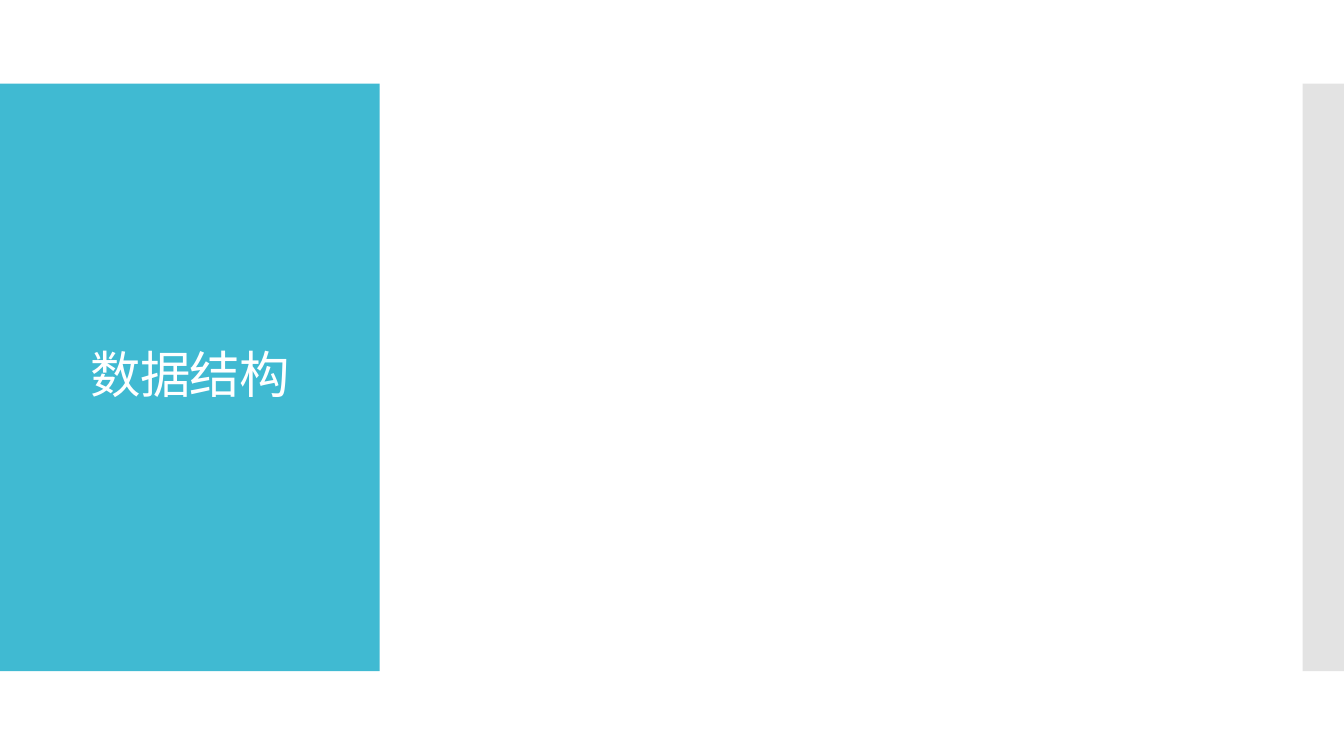
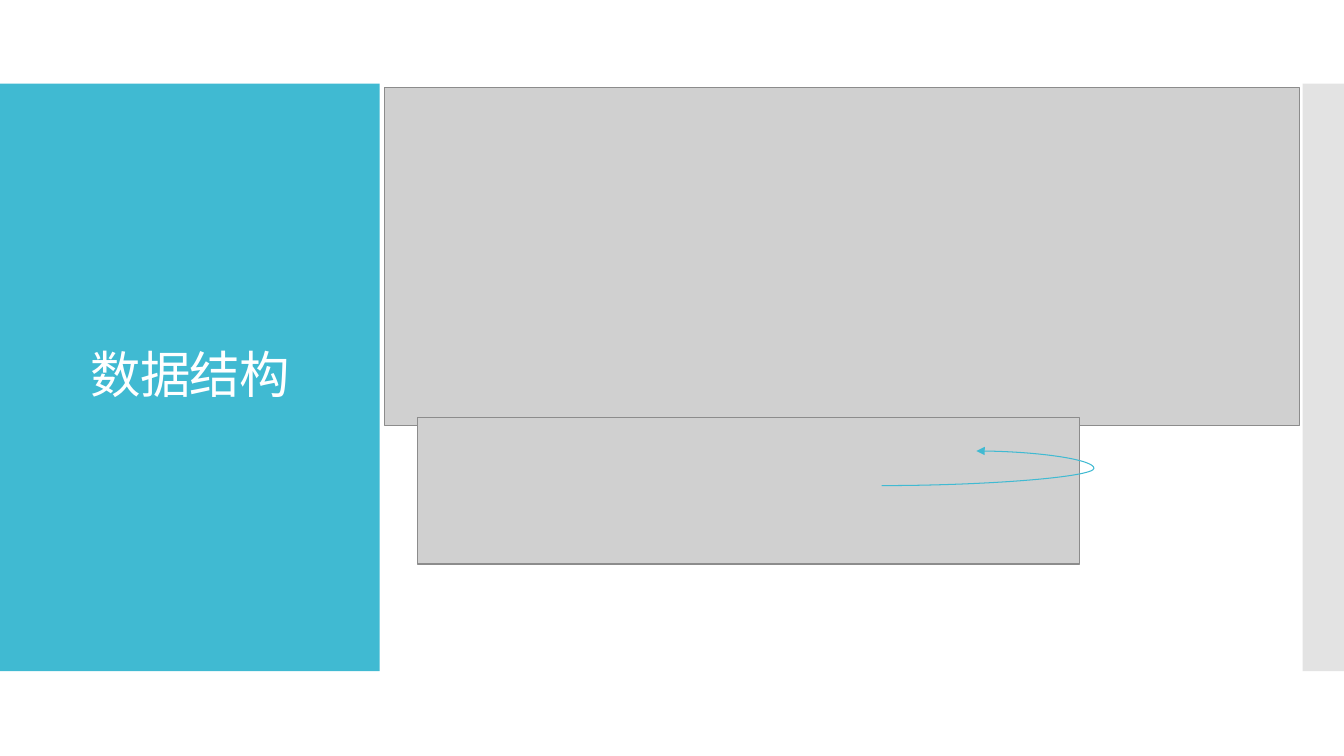
Before and after one commit to imagecser/hotelManage, a slide deck: slide 8 of 演示文稿1.pptx. Drawn at 1344x756 pixels with LibreOffice and Linux fonts; fonts in the diff are those of the drawing; grey boxes stand for pictures. Boxes give left, top, right and bottom in pixels: in the first picture for what was removed or moved away, otherwise in the second. Text is boxed around its words. In the diff, an @@ line names an element or a change of style, - is before the commit and + after.

```diff
--- a/演示文稿1.pptx
+++ b/演示文稿1.pptx
@@ picture added at bbox=[384, 88, 1300, 425] @@
@@ picture added at bbox=[417, 417, 1080, 565] @@
@@ curved arrow added from (882, 486) to (977, 451), #40BAD2 0.75 pt @@
```
Also in this commit, not shown: 1 other slide changed, 1 slide added, 2 slides removed, 18 other files.
